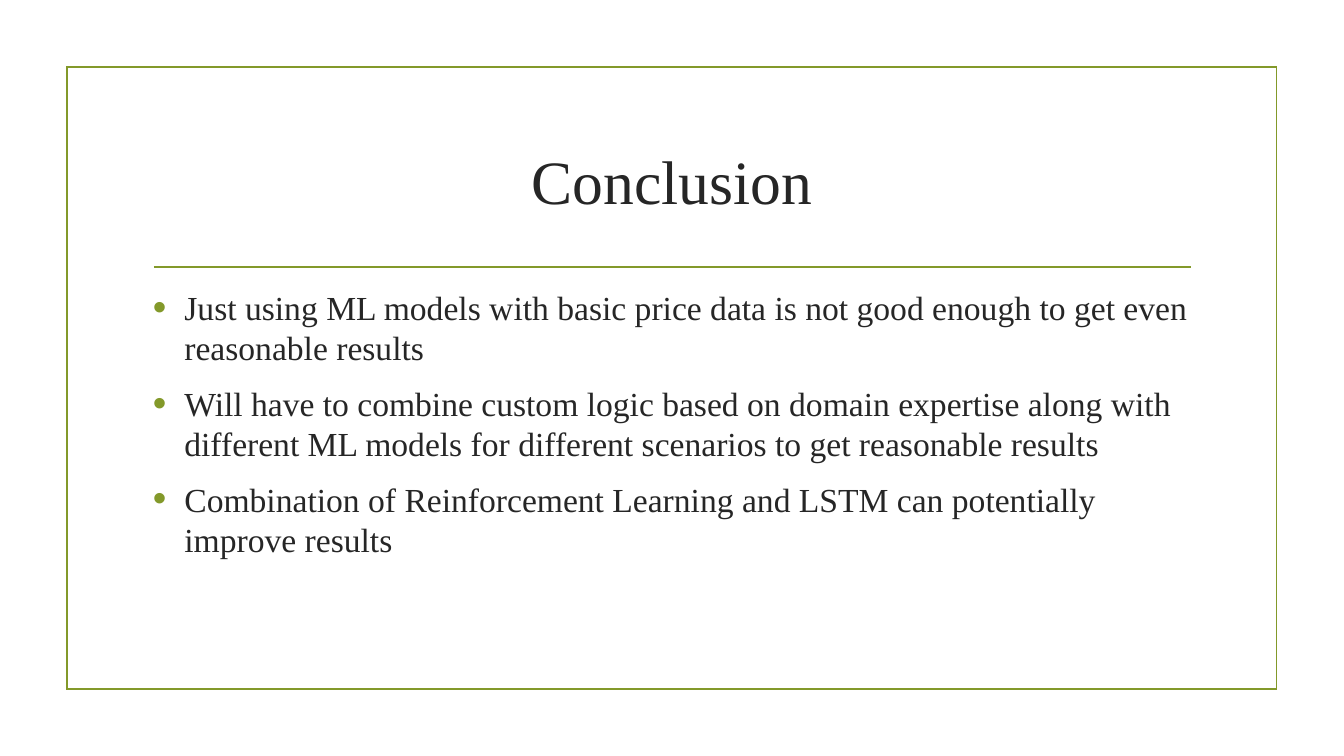
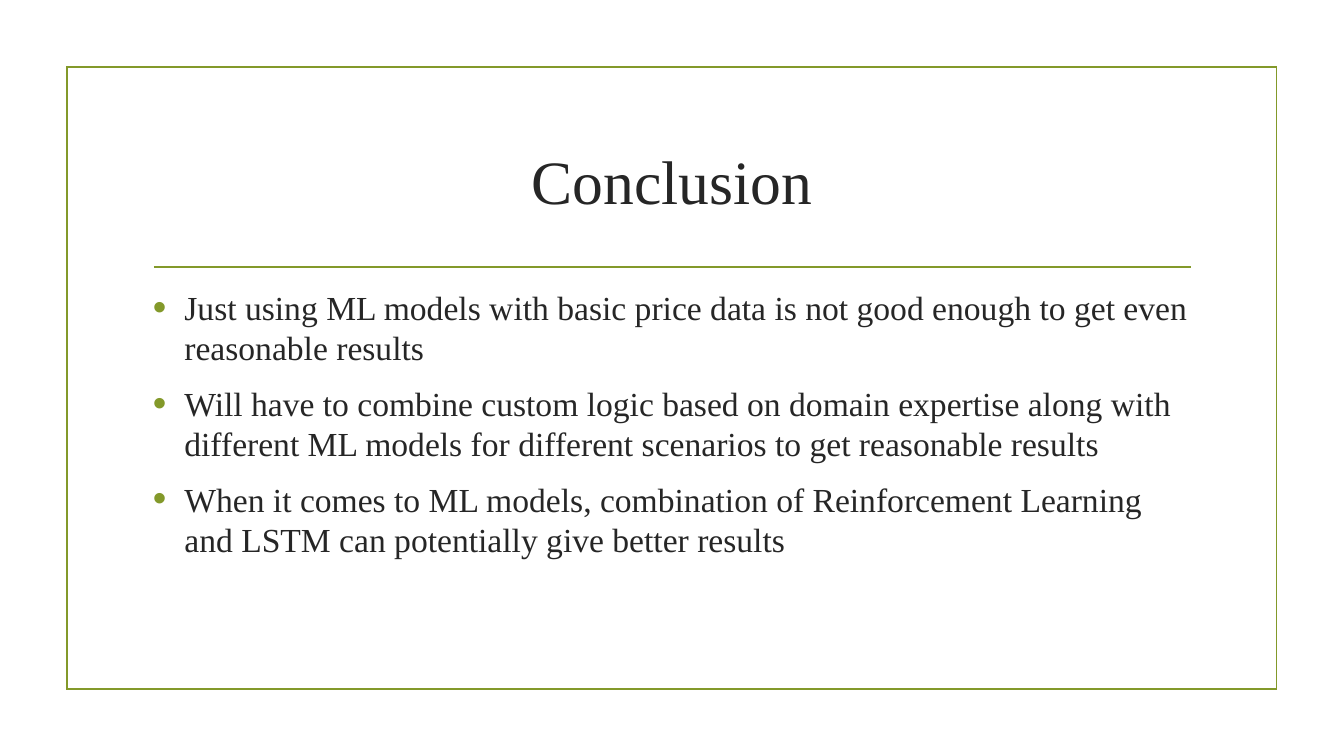
Before and after one commit to Pritam-Patra/stock-trading, a slide deck: slide 16 of Stock_Trading_Models.pptx. Drawn at 1344x756 pixels with LibreOffice and Linux fonts; fonts in the diff are those of the drawing; background and template pictures are left out. Boxes give left, top, right and bottom in pixels: in the first picture for what was removed or moved away, otherwise in the second. Text is boxed around its words. In the diff, an @@ line names an element or a change of style, - is before the commit and + after.

```diff
--- a/Stock_Trading_Models.pptx
+++ b/Stock_Trading_Models.pptx
@@ text at [184,488,1142,558]: text changed @@
-• Combination of Reinforcement Learning and LSTM can potentially improve results
+• When it comes to ML models, combination of Reinforcement Learning and LSTM can potentially give better results
```
Also in this commit, not shown: 5 other slides changed, 1 slide added.
